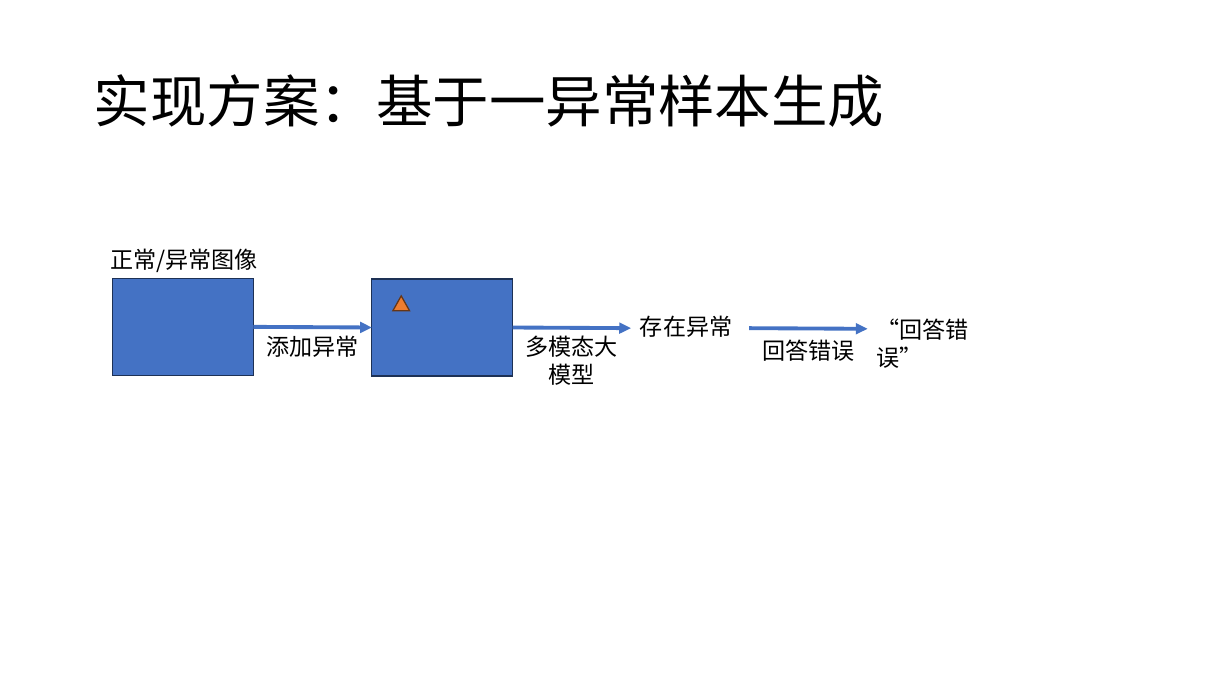
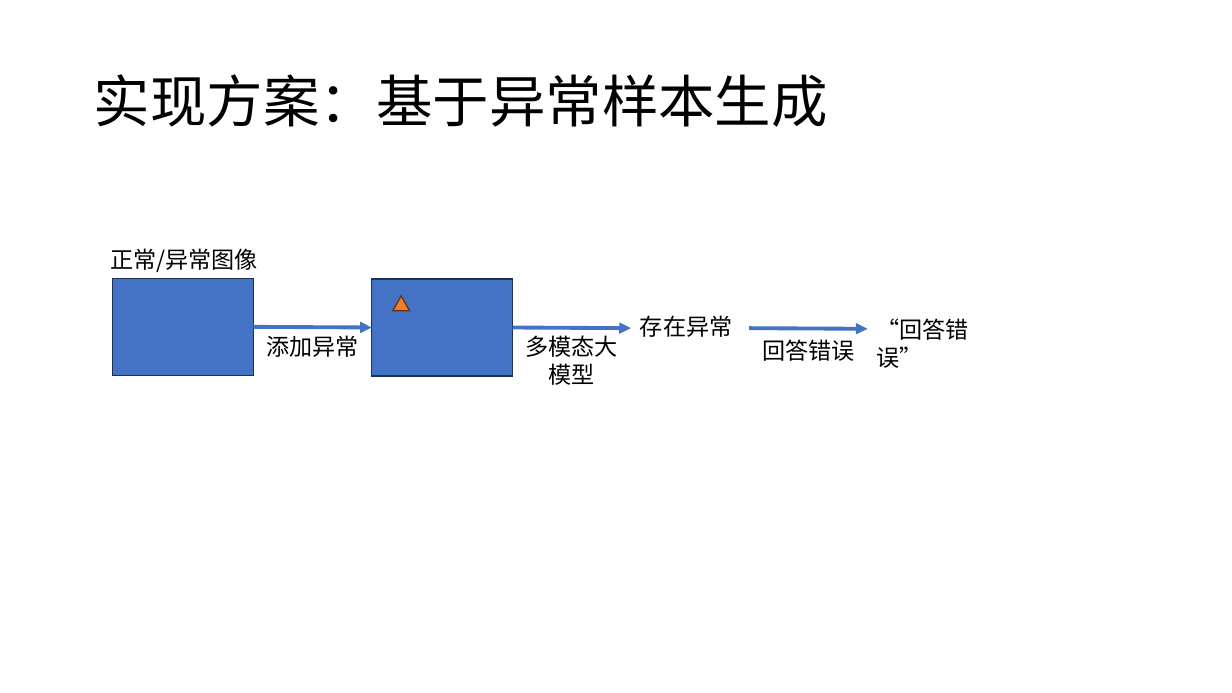
Before and after one commit to lizhenbang56/Papers, a slide deck: slide 9 of papers/车底检测/车底爆炸物检测.pptx. Drawn at 1232x693 pixels with LibreOffice and Linux fonts; fonts in the diff are those of the drawing. Boxes give left, top, right and bottom in pixels: in the first picture for what was removed or moved away, otherwise in the second. Text is boxed around its words. In the diff, an @@ line names an element or a change of style, - is before the commit and + after.

```diff
--- a/papers/车底检测/车底爆炸物检测.pptx
+++ b/papers/车底检测/车底爆炸物检测.pptx
@@ title at [94, 74, 828, 127]: text changed @@
-实现方案：基于一异常样本生成
+实现方案：基于异常样本生成
```
Also in this commit, not shown: 1 other slide changed, 2 slides added, 24 other files.
